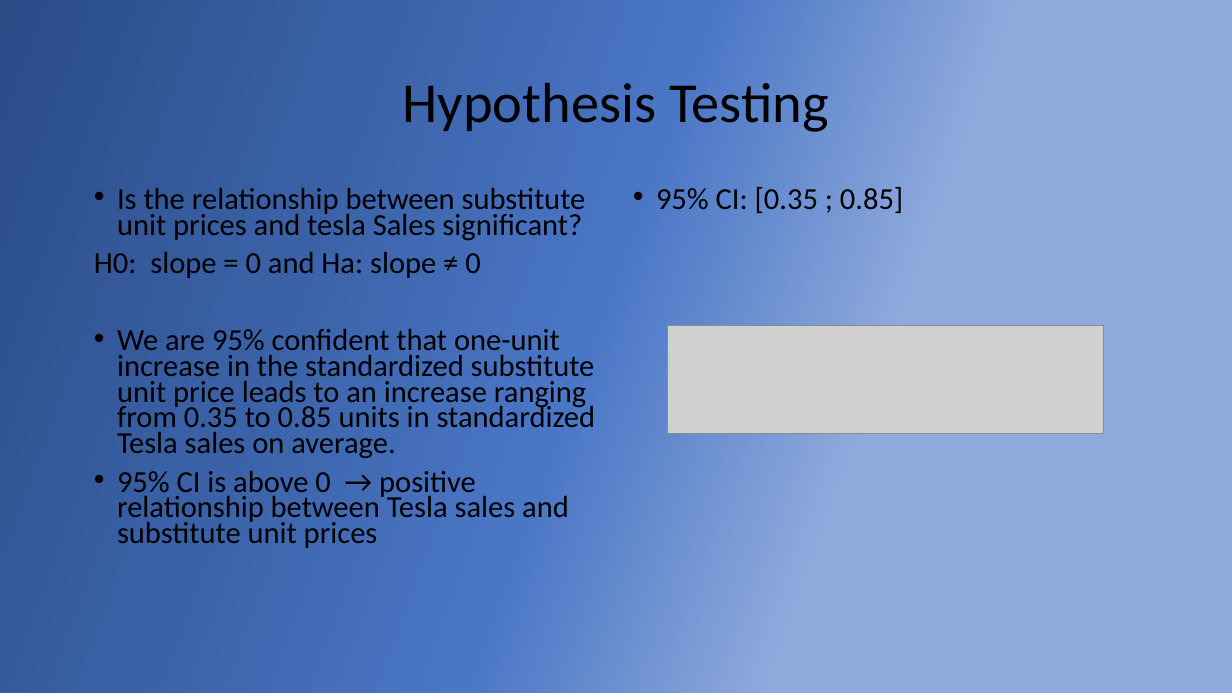
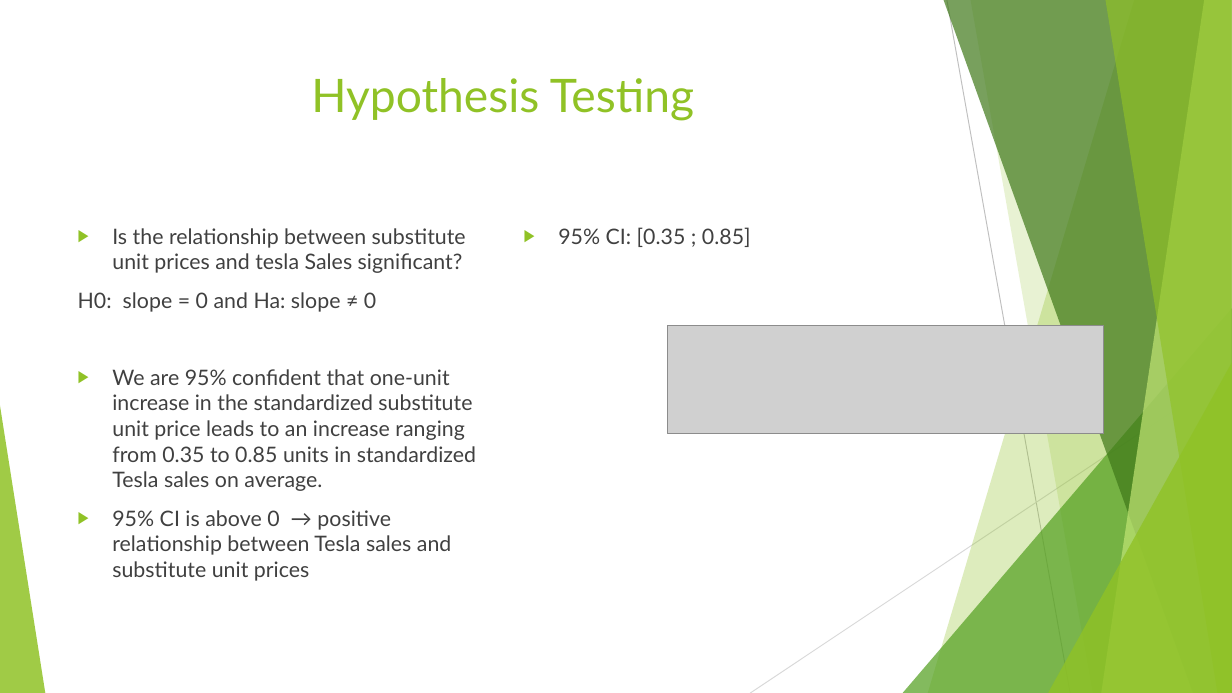
Before and after one commit to sonamgupta1105/Tesla_Analytics, a slide deck: slide 9 of finalPptTesla.pptx. Drawn at 1232x693 pixels with LibreOffice and Linux fonts; fonts in the diff are those of the drawing; grey boxes stand for pictures. Boxes give left, top, right and bottom in pixels: in the first picture for what was removed or moved away, otherwise in the second. Text is boxed around its words. In the diff, an @@ line names an element or a change of style, - is before the commit and + after.

```diff
--- a/finalPptTesla.pptx
+++ b/finalPptTesla.pptx
@@ background gradient #2A4B86 to #3A61A6 to #4A76C6 to #8FAADC to #FFFFFF @@
@@ title "Hypothesis Testing": place and size @@
-title "Hypothesis Testing" at [403, 83, 829, 132]
+title "Hypothesis Testing" at [311, 78, 694, 121]
@@ title "Hypothesis Testing" at [311, 78, 694, 121]: size 44 to 36 pt, font Calibri to Lato, text colour #000000 to #90C226; line spacing 0.9 to 1; vertical alignment middle to top @@
@@ text "Is the relationship between substitute ...": place and size @@
-text "Is the relationship between substitute ..." at [94, 187, 596, 548]
+text "Is the relationship between substitute ..." at [78, 228, 476, 581]
@@ text "Is the relationship between substitute ..." at [78, 228, 476, 581]: size 23.8 to 16.6 pt, font Calibri to Lato, text colour #000000 to #404040; bullet • to ▶; line spacing 0.7 to 1 @@
@@ text "95% CI: [0.35 ; 0.85]" at [558, 227, 751, 247]: size 23.8 to 16.6 pt, font Calibri to Lato, text colour #000000 to #404040; bullet • to ▶; line spacing 0.7 to 1 @@
@@ text "95% CI: [0.35 ; 0.85]": place and size @@
-text "95% CI: [0.35 ; 0.85]" at [656, 187, 903, 213]
+text "95% CI: [0.35 ; 0.85]" at [558, 227, 751, 247]
@@ group added at [0, 0, 1232, 693]: 5 freeform shapes, 3 triangles, 2 lines @@
```
Also in this commit, not shown: 10 other slides changed, 5 slides added, 2 slides removed.
